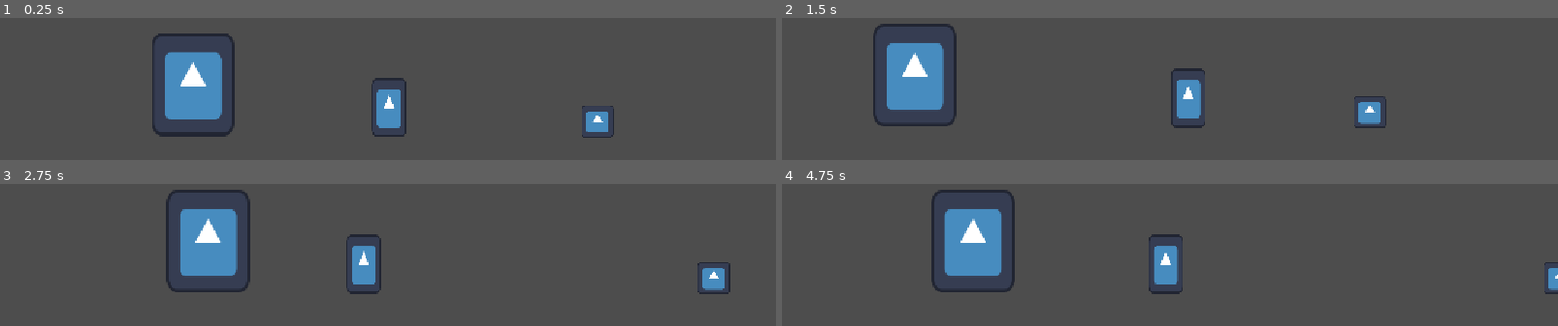
Above: before the commit, frames 1-4 (two rows, left to right).
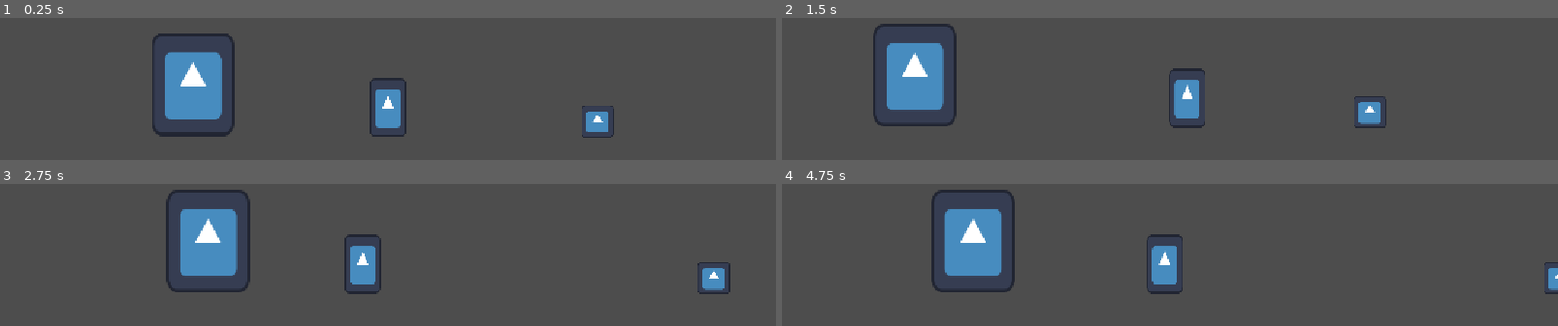
Above: after the commit, the same moments.

Repository: pdues/LD60
Game: Godot game, scene res://scene/game.tscn
The game is run twice, just before and just after one commit, with the same random seed, the same clock (stepped at 60 frames per second) and the same inputs. The engine's default icon, where the game draws it, is replaced by a stand-in: a white triangle on a blue panel in a dark square.
Inputs:
- Up to frame 1 (0.25 s): no input
- Up to frame 2 (1.5 s): hold E 0.53-1.28 s; hold Right (ui_right) from 0.53 s (still down); tap Space (ui_select) at 0.77 s; tap E at 1.35 s
- Up to frame 3 (2.75 s): tap Space (ui_select) at 1.52 s; release Right (ui_right) at 2.03 s; hold Left (ui_left) from 2.03 s (still down); hold E from 2.03 s (still down)
- Up to frame 4 (4.75 s): release Left (ui_left) at 2.78 s; release E at 2.78 s; hold Right (ui_right) 2.78-4.28 s; tap E at 2.85, 4.35 s; tap Space (ui_select) at 3.02, 3.77, 4.52 s; hold E 3.53-4.28 s; hold Left (ui_left) from 4.28 s (still down)

The runs differ from the first frame. In frame 1, 0.2% of the frame differs, in the area x 47-52%, y 42-84%; in frame 2, 0.3%, in the area x 49-54%, y 35-78%; in frame 3, 0.3%; in frame 4, 0.3%.

Commit message:
attack enemy, player attack overhaul

Diff:
--- a/ld-60-game/scene/StandardEnemy.tscn
+++ b/ld-60-game/scene/StandardEnemy.tscn
@@ -27,8 +27,8 @@
 
 [node name="Hitbox" type="Area2D" parent="." unique_id=1560103297]
 
-[node name="CollisionShape2D" type="CollisionShape2D" parent="Hitbox" unique_id=747561794]
-position = Vector2(4, -2)
+[node name="CollisionShape2D" type="CollisionShape2D" parent="Hitbox" unique_id=747561794 groups=["Hitbox"]]
+position = Vector2(4, 0)
 rotation = -1.5707964
 shape = SubResource("CapsuleShape2D_337jj")
 disabled = true
@@ -51,3 +51,5 @@
 script = ExtResource("6_145k0")
 enemy = NodePath("../..")
 metadata/_custom_type_script = "uid://b2spvld72el3a"
+
+[connection signal="body_shape_entered" from="Hitbox" to="." method="_on_hitbox_body_shape_entered"]
--- a/ld-60-game/scene/player.tscn
+++ b/ld-60-game/scene/player.tscn
@@ -31,9 +31,16 @@
 shape = SubResource("CapsuleShape2D_xrivr")
 
 [node name="AnimatedSprite2D" type="AnimatedSprite2D" parent="." unique_id=1393654290]
-position = Vector2(0.4999997, 0)
-scale = Vector2(0.13281251, 0.2265625)
+position = Vector2(-1.7881393e-07, 0)
+scale = Vector2(0.140625, 0.2265625)
 sprite_frames = SubResource("SpriteFrames_xrivr")
+
+[node name="hitbox_punch" type="Area2D" parent="." unique_id=1215043374]
+
+[node name="CollisionShape2D" type="CollisionShape2D" parent="hitbox_punch" unique_id=222129076 groups=["Hitbox"]]
+position = Vector2(15, -3)
+shape = SubResource("RectangleShape2D_13qdw")
+disabled = true
 
 [node name="state_machine" type="Node" parent="." unique_id=1699407386 node_paths=PackedStringArray("initial_state")]
 script = ExtResource("3_fvtld")
@@ -47,6 +54,7 @@
 [node name="playerMovement" type="Node" parent="state_machine" unique_id=1210722751 node_paths=PackedStringArray("player")]
 script = ExtResource("4_ct4mp")
 player = NodePath("../..")
+hitbox_offset = 15.0
 metadata/_custom_type_script = "uid://bwvoyha86ca4h"
 
 [node name="playerJump" type="Node" parent="state_machine" unique_id=1225700253 node_paths=PackedStringArray("player")]
@@ -58,10 +66,3 @@
 script = ExtResource("7_hp4bs")
 player = NodePath("../..")
 metadata/_custom_type_script = "uid://dt65fdxii0awn"
-
-[node name="hitbox_punch" type="Area2D" parent="." unique_id=1215043374]
-
-[node name="CollisionShape2D" type="CollisionShape2D" parent="hitbox_punch" unique_id=222129076 groups=["Hitbox"]]
-position = Vector2(15, -3)
-shape = SubResource("RectangleShape2D_13qdw")
-disabled = true
--- a/ld-60-game/script/StandardEnemy.gd
+++ b/ld-60-game/script/StandardEnemy.gd
@@ -7,3 +7,8 @@
 	if not is_on_floor():
 		velocity.y += gravity * delta
 	move_and_slide()
+
+func _on_hitbox_body_shape_entered(body_rid: RID, body: Node2D, body_shape_index: int, local_shape_index: int) -> void:
+	if body.is_in_group("Player"):
+		print("player is hit")
+	pass # Replace with function body.
--- a/ld-60-game/script/hindernis.gd
+++ b/ld-60-game/script/hindernis.gd
@@ -1,12 +1,8 @@
 extends StaticBody2D
-
 
 @onready var been_hit = false
 @onready var collider = self.get_child(2)
 @onready var area = self.get_child(1)
-
-
-
 
 func _on_hind_area_area_shape_entered(area_rid: RID, area: Area2D, area_shape_index: int, local_shape_index: int) -> void:
 	if been_hit == false:
--- a/ld-60-game/script/states/EnemyAttack.gd
+++ b/ld-60-game/script/states/EnemyAttack.gd
@@ -1,23 +1,31 @@
 extends State
 class_name EnemyAttack
 
+@onready var hitbox_attack: CollisionShape2D
 @export var enemy : CharacterBody2D
 @export var damage : float
 
 var player : CharacterBody2D
 var gravity = ProjectSettings.get_setting("physics/2d/default_gravity")
 
-var attack_cd := 2.0
+var attack_cd := 1.0
 var attack_timer := 0.0
 
 func Enter():
+	hitbox_attack = enemy.get_children(true)[2].get_child(0)
 	attack_timer = 0.0
 	print("attacking")
 	player = get_tree().get_first_node_in_group("Player")
 	enemy.velocity = Vector2(0.0, 0.0)
 
+func Exit():
+	hitbox_attack.disabled = true
+
 func Physics_Update(delta: float):
-	attack_timer += delta
+	if attack_timer > 0.2:
+		hitbox_attack.disabled = false
+	if attack_timer > 0.8:
+		hitbox_attack.disabled = true
 	if attack_timer >= attack_cd:
 		Transitioned.emit(self, "idle")
-	pass
+	attack_timer += delta
--- a/ld-60-game/script/states/EnemyChase.gd
+++ b/ld-60-game/script/states/EnemyChase.gd
@@ -5,9 +5,11 @@
 @export var move_speed := 60.0
 
 var player : CharacterBody2D
+var hitbox_attack : CollisionShape2D
 var gravity = ProjectSettings.get_setting("physics/2d/default_gravity")
 
 func Enter():
+	hitbox_attack = enemy.get_children(true)[2].get_child(0)
 	player = get_tree().get_first_node_in_group("Player")
 
 func Physics_Update(delta: float):
@@ -15,6 +17,10 @@
 		enemy.velocity.y += gravity * delta
 
 	var direction = player.global_position - enemy.global_position
+	if direction.x > 0:
+		hitbox_attack.position.x = 4.0
+	else:
+		hitbox_attack.position.x = -4.0
 
 	if direction.length() > 20:
 		enemy.velocity.x = direction.normalized().x * move_speed
--- a/ld-60-game/script/states/EnemyIdle.gd
+++ b/ld-60-game/script/states/EnemyIdle.gd
@@ -5,6 +5,7 @@
 @export var move_speed := 20.0
 
 var player : CharacterBody2D
+var hitbox_attack : CollisionShape2D
 
 var move_direction : Vector2
 var wander_time : float
@@ -15,6 +16,7 @@
 	wander_time = randf_range(1, 3)
 
 func Enter():
+	hitbox_attack = enemy.get_children(true)[2].get_child(0)
 	player = get_tree().get_first_node_in_group("Player")
 	randomize_wander()
 	pass
@@ -31,6 +33,10 @@
 		if not enemy.is_on_floor():
 			enemy.velocity.y += gravity * delta
 		enemy.velocity.x = move_direction.x * move_speed
+		if enemy.velocity.x > 0:
+			hitbox_attack.position.x = 4.0
+		else:
+			hitbox_attack.position.x = -4.0
 
 	var direction = player.global_position - enemy.global_position
 	if direction.length() < 50:
--- a/ld-60-game/script/states/playerMovement.gd
+++ b/ld-60-game/script/states/playerMovement.gd
@@ -3,7 +3,12 @@
 
 @export var player: CharacterBody2D
 @export var MOVESPEED: float = 100.0
+@export var hitbox_offset : float
 
+var hitbox_player : CollisionShape2D
+
+func Enter():
+	hitbox_player = player.get_children(true)[2].get_child(0)
 
 func Physics_Update(_delta: float) -> void:
 	var direction = Input.get_axis("ui_left", "ui_right")
@@ -16,3 +21,7 @@
 		Transitioned.emit(self, "playerPunch")
 
 	player.velocity.x = direction * MOVESPEED
+	if player.velocity.x > 0:
+		hitbox_player.position.x = hitbox_offset
+	else:
+		hitbox_player.position.x = -hitbox_offset
--- a/ld-60-game/script/states/playerPunch.gd
+++ b/ld-60-game/script/states/playerPunch.gd
@@ -6,21 +6,12 @@
 
 var punch_cd = 0.5
 var punch_timer = 0.0
-var box_dir = 15
-
 
 func Enter():
-	hitbox_punch = get_tree().get_first_node_in_group("Hitbox")
+	hitbox_punch = player.get_children(true)[2].get_child(0)
 	hitbox_punch.disabled = false
-	#print("punch")
 
 func Physics_Update(delta: float):
-	if player.velocity.x > 0:
-		#print("1")
-		hitbox_punch.position.x = box_dir
-	elif player.velocity.x < 0:
-		#print("0")
-		hitbox_punch.position.x = -box_dir
 	player.velocity.x = 0
 	punch_timer += delta
 	if punch_timer >= punch_cd:
